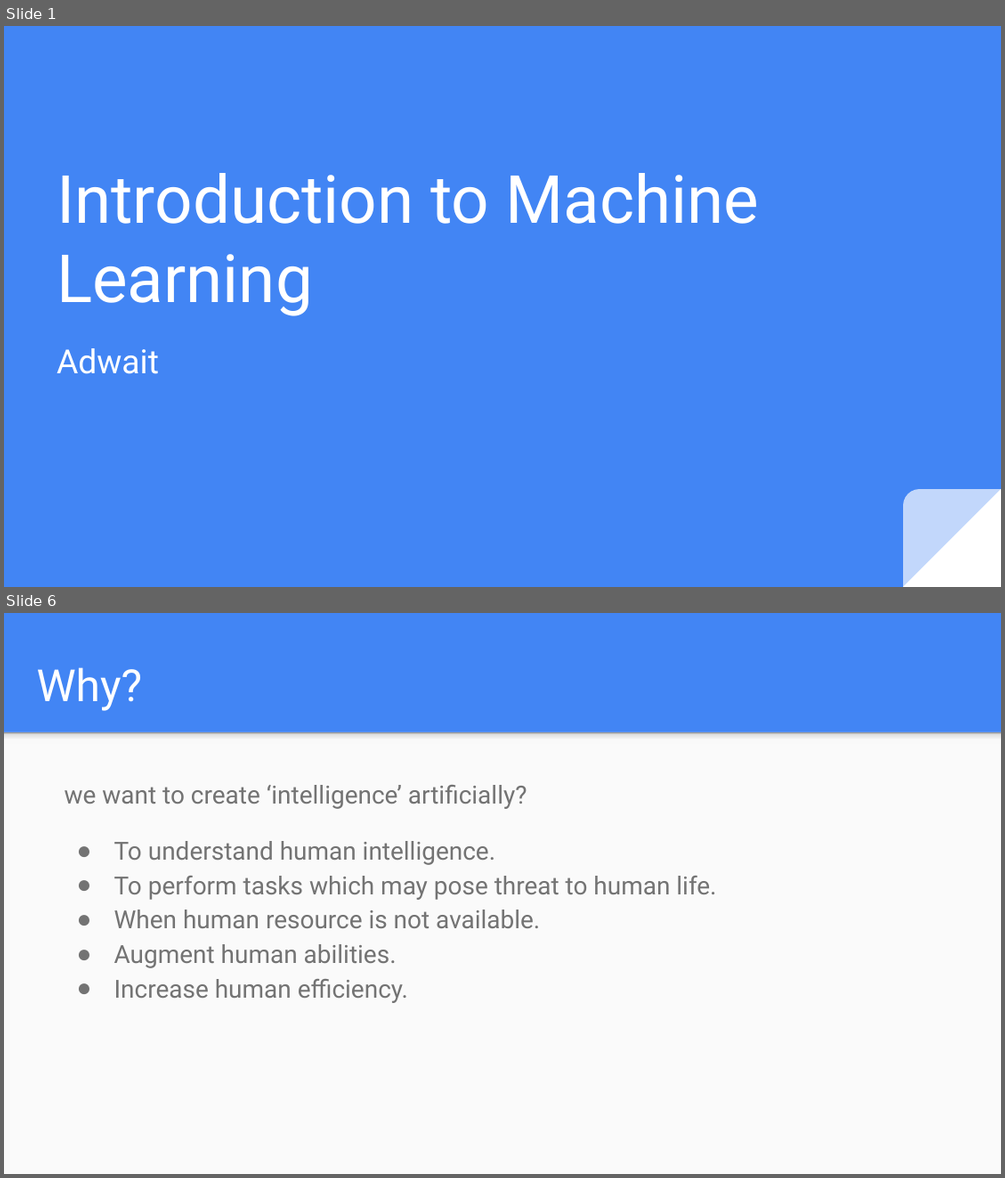
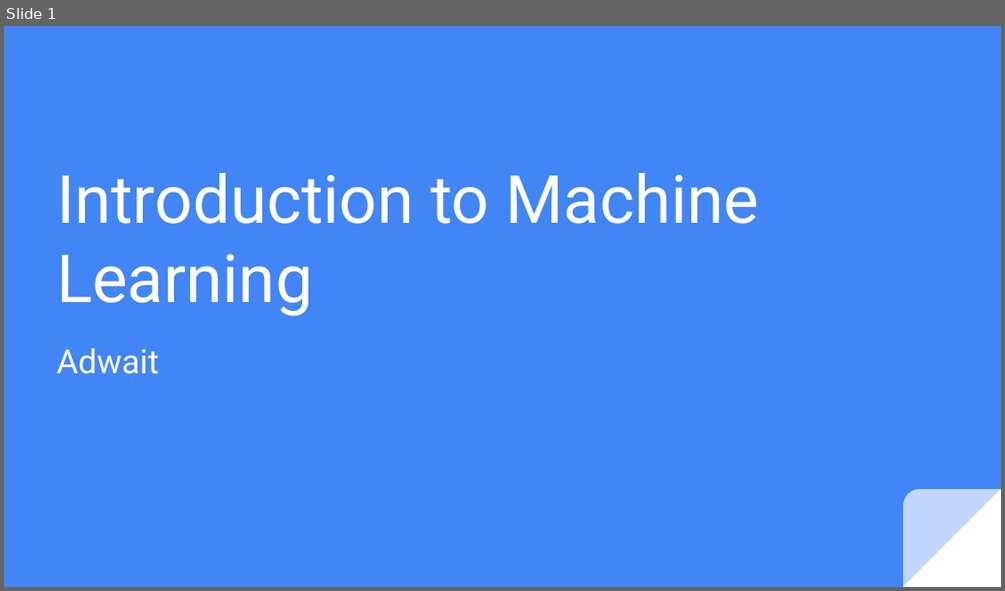
Before and after one commit to yantraguru/ml_course_2019, a slide deck: week 02/Week 02_Recap.pptx. Shown one above the other, each under a label of ours: slides 1 and 6 before the commit, slide 1 after it; the slides between them are not shown. The pictures are 1005x1178 and 1005x591 pixels, drawn with LibreOffice and Linux fonts; fonts in the diff are those of the drawing. Boxes give left, top, right and bottom in pixels: in the first picture for what was removed or moved away, otherwise in the second. Text is boxed around its words. In the diff, an @@ line names an element or a change of style, - is before the commit and + after.

```diff
--- a/week 02/Week 02_Recap.pptx
+++ b/week 02/Week 02_Recap.pptx
@@ slide 6 removed at [4,613,1001,1174], background #4285F4 @@
@@ title removed at [37,667,143,711] @@
-Why?
@@ rectangle removed at [4,732,1001,1174] @@
@@ rectangle removed at [4,732,1001,745] @@
@@ text removed at [65,785,716,1003] @@
-we want to create ‘intelligence’ artificially?
-● To understand human intelligence.
-● To perform tasks which may pose threat to human life.
-● When human resource is not available.
-● Augment human abilities.
-● Increase human efficiency.
```
Also in this commit, not shown: 1 slide added, 19 other slides removed, 12 other files.
